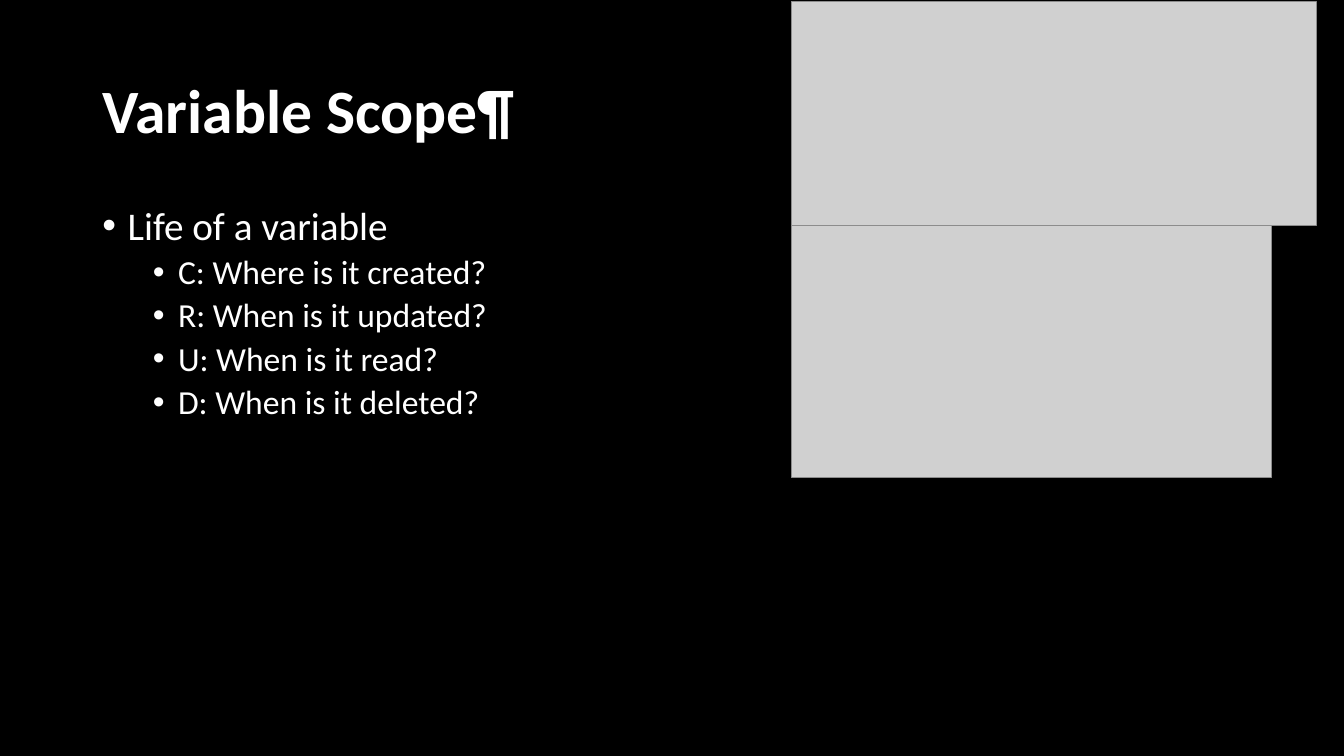
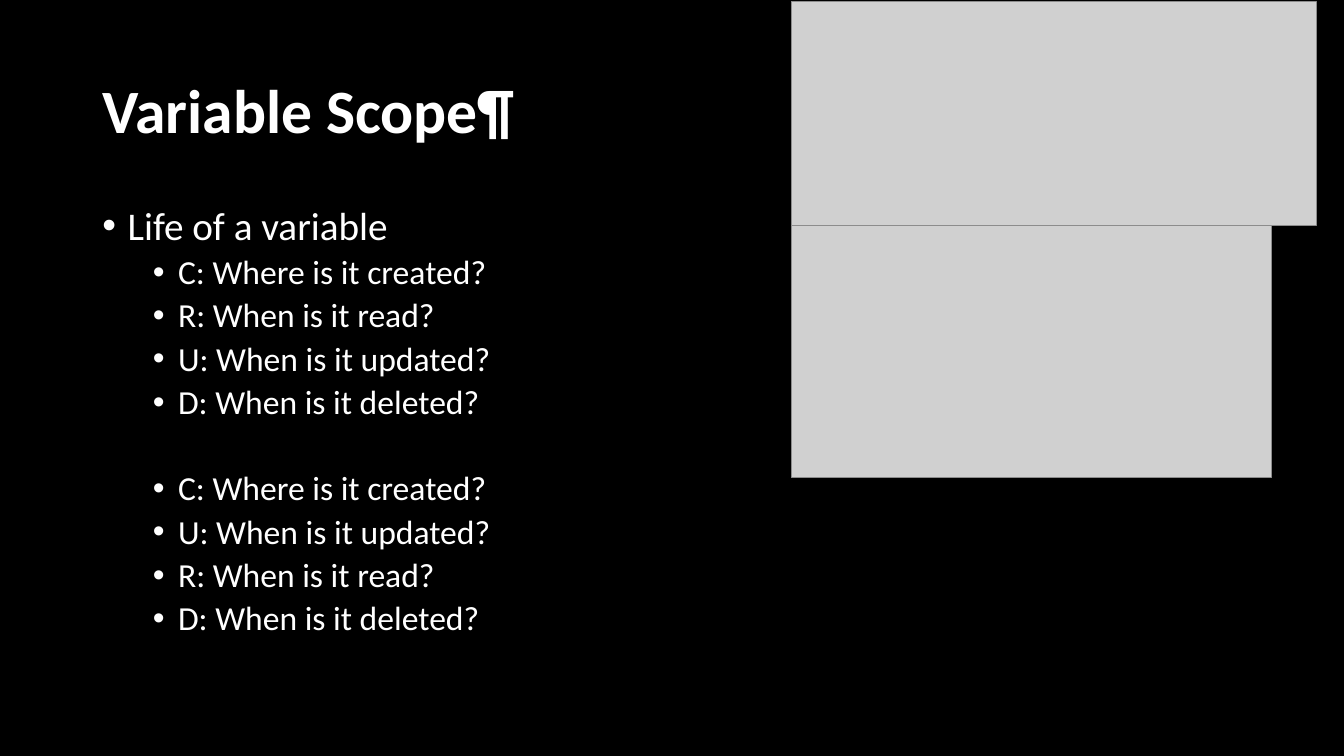
Before and after one commit to BroClements/CSE111ProgwFunctions, a slide deck: slide 6 of CSE111W04_FunctionDetails.pptx. Drawn at 1344x756 pixels with LibreOffice and Linux fonts; fonts in the diff are those of the drawing; grey boxes stand for pictures. Boxes give left, top, right and bottom in pixels: in the first picture for what was removed or moved away, otherwise in the second. Text is boxed around its words. In the diff, an @@ line names an element or a change of style, - is before the commit and + after.

```diff
--- a/CSE111W04_FunctionDetails.pptx
+++ b/CSE111W04_FunctionDetails.pptx
@@ text at box(178, 303, 491, 377): text changed @@
-  • R: When is it updated?
-  • U: When is it read?
+  • R: When is it read?
+  • U: When is it updated?
@@ text at box(178, 476, 491, 631): paragraphs added @@
+  • C: Where is it created?
+  • U: When is it updated?
+  • R: When is it read?
+  • D: When is it deleted?
```
Also in this commit, not shown: 6 other slides changed, 1 slide added, 4 other files.
